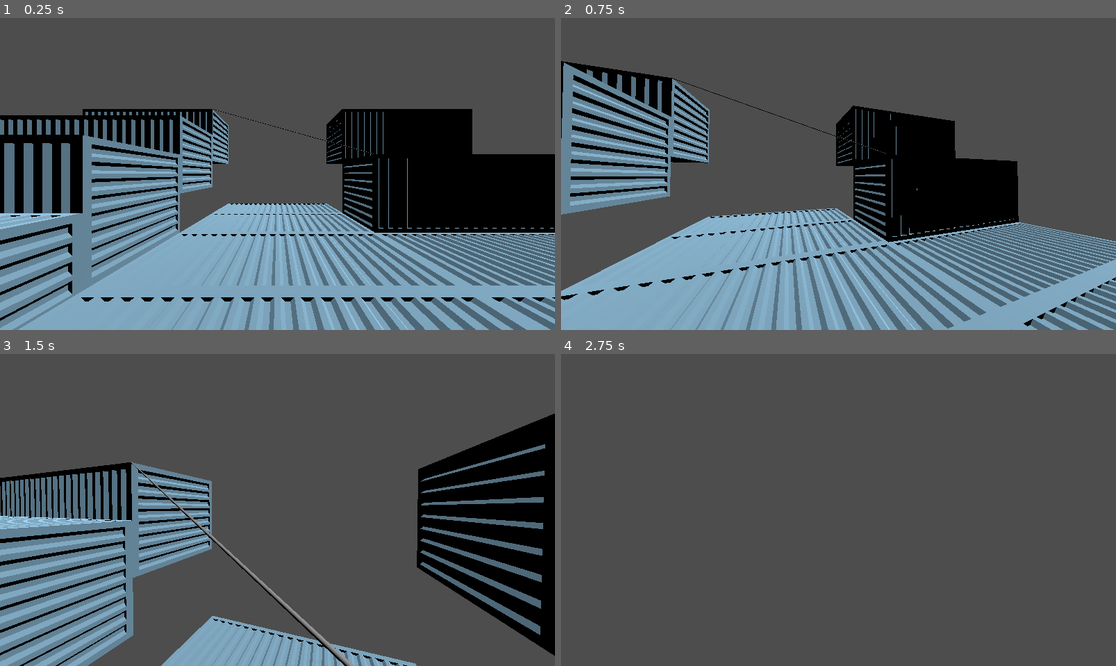
Above: before the commit, frames 1-4 (two rows, left to right).
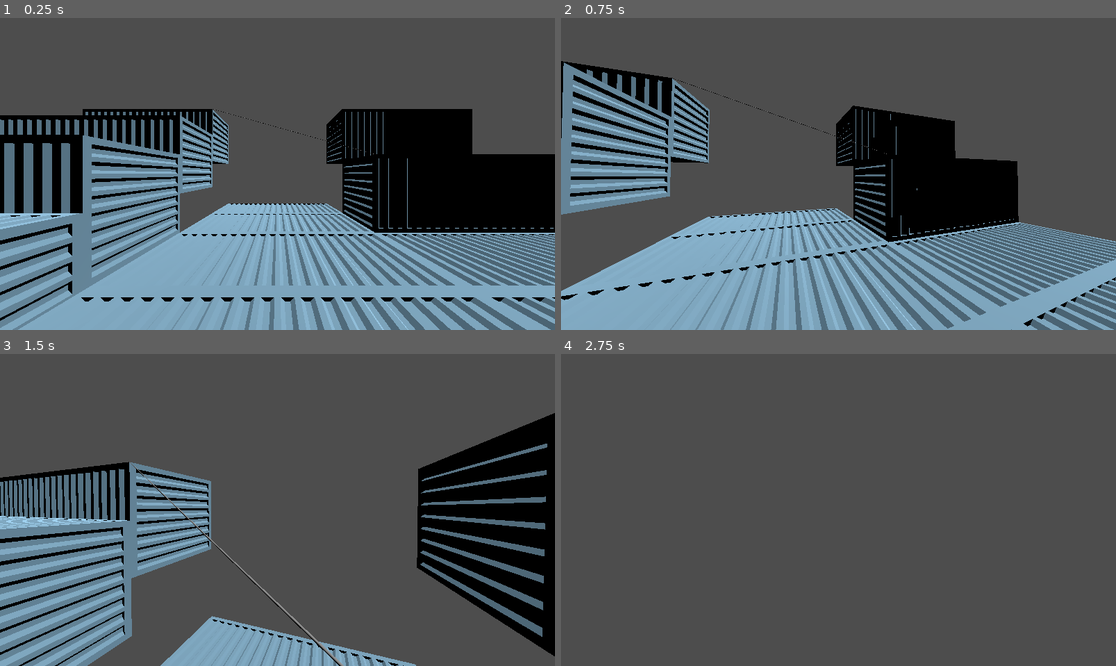
Above: after the commit, the same moments.

Repository: Alex-Fischman/Shipyard
Game: Godot game, scene res://Scenes/Main.tscn
The game is run twice, just before and just after one commit, with the same random seed, the same clock (stepped at 60 frames per second) and the same inputs.
Inputs (mouse positions are in pixels of both pictures, inside the frame that each line leads up to):
- Up to frame 1 (0.25 s): no input
- Up to frame 2 (0.75 s): tap Enter at 0.5 s; move the mouse to (866, 174) at 0.52 s; hold W (move_forward) from 0.53 s (still down)
- Up to frame 3 (1.5 s): keep holding W (move_forward); tap Space (jump) at 0.77 s; move the mouse to (249, 510) at 1.27 s
- Up to frame 4 (2.75 s): keep holding W (move_forward); tap Space (jump) at 1.52 s; move the mouse to (849, 503) at 2.02 s

The runs differ from the first frame. In frame 1, less than 0.1% of the frame differs, in the area x 38-68%, y 29-44%; in frame 2, less than 0.1%; in frame 3, 4.2%, in the area x 0-100%, y 18-100%; in frame 4, nothing differs.

Commit message:
Basic rope line works

Diff:
--- a/Scenes/Rope.tscn
+++ b/Scenes/Rope.tscn
@@ -2,21 +2,21 @@
 
 [ext_resource type="Script" path="res://Scripts/Rope.gd" id="1_rrual"]
 
+[sub_resource type="CapsuleMesh" id="CapsuleMesh_ofrkf"]
+radius = 0.01
+
 [sub_resource type="CapsuleShape3D" id="CapsuleShape3D_b4odg"]
 radius = 0.01
-height = 1.0
 
-[sub_resource type="CapsuleMesh" id="CapsuleMesh_ofrkf"]
-radius = 0.01
-height = 1.0
-
-[node name="Rope" type="StaticBody3D"]
+[node name="Rope" type="Node3D"]
 script = ExtResource("1_rrual")
 
-[node name="CollisionShape3D" type="CollisionShape3D" parent="."]
-transform = Transform3D(1, 0, 0, 0, -4.37114e-08, -1, 0, 1, -4.37114e-08, 0, 0, -0.5)
+[node name="StaticBody3D" type="StaticBody3D" parent="."]
+transform = Transform3D(0.5, 0, 0, 0, -2.18557e-08, -0.5, 0, 0.5, -2.18557e-08, 0, 0, -0.5)
+
+[node name="MeshInstance3D" type="MeshInstance3D" parent="StaticBody3D"]
+mesh = SubResource("CapsuleMesh_ofrkf")
+skeleton = NodePath("../..")
+
+[node name="CollisionShape3D" type="CollisionShape3D" parent="StaticBody3D"]
 shape = SubResource("CapsuleShape3D_b4odg")
-
-[node name="MeshInstance3D" type="MeshInstance3D" parent="."]
-transform = Transform3D(1, 0, 0, 0, -4.37114e-08, -1, 0, 1, -4.37114e-08, 0, 0, -0.5)
-mesh = SubResource("CapsuleMesh_ofrkf")
--- a/Scripts/Rope.gd
+++ b/Scripts/Rope.gd
@@ -1,16 +1,14 @@
 @tool
 
-extends StaticBody3D
+extends Node3D
 
 @export var a: Node3D
 @export var b: Node3D
 
-func _ready() -> void:
+func _process(_delta: float) -> void:
 	var x: Vector3 = a.global_position
 	var y: Vector3 = b.global_position
 
 	self.global_position = x
 	self.transform = self.transform.looking_at(y)
 	self.scale.z = x.distance_to(y)
-
-	update_configuration_warnings
